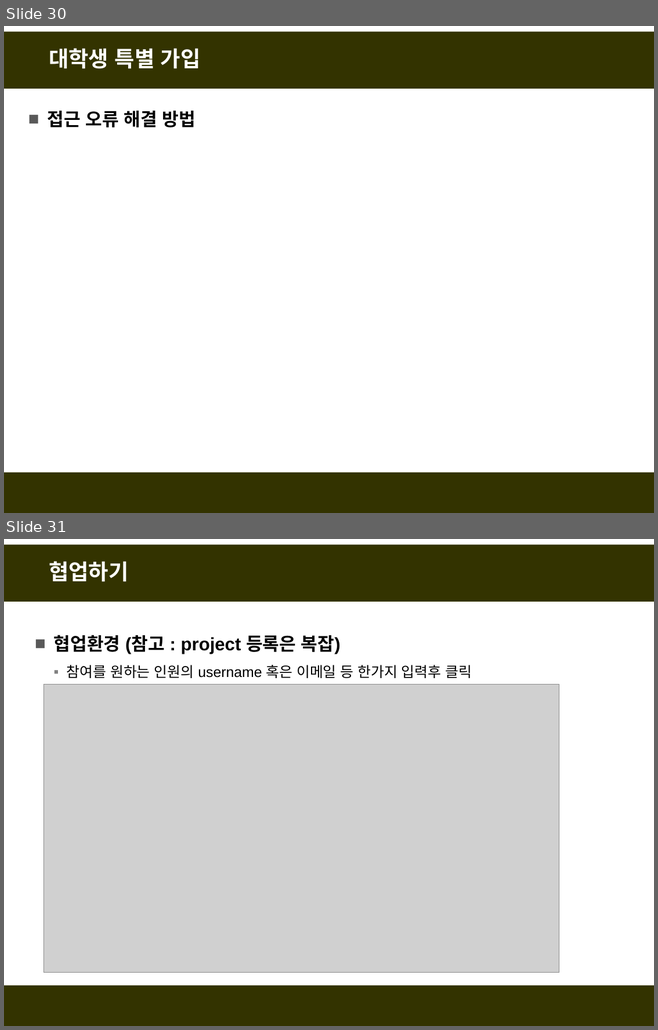
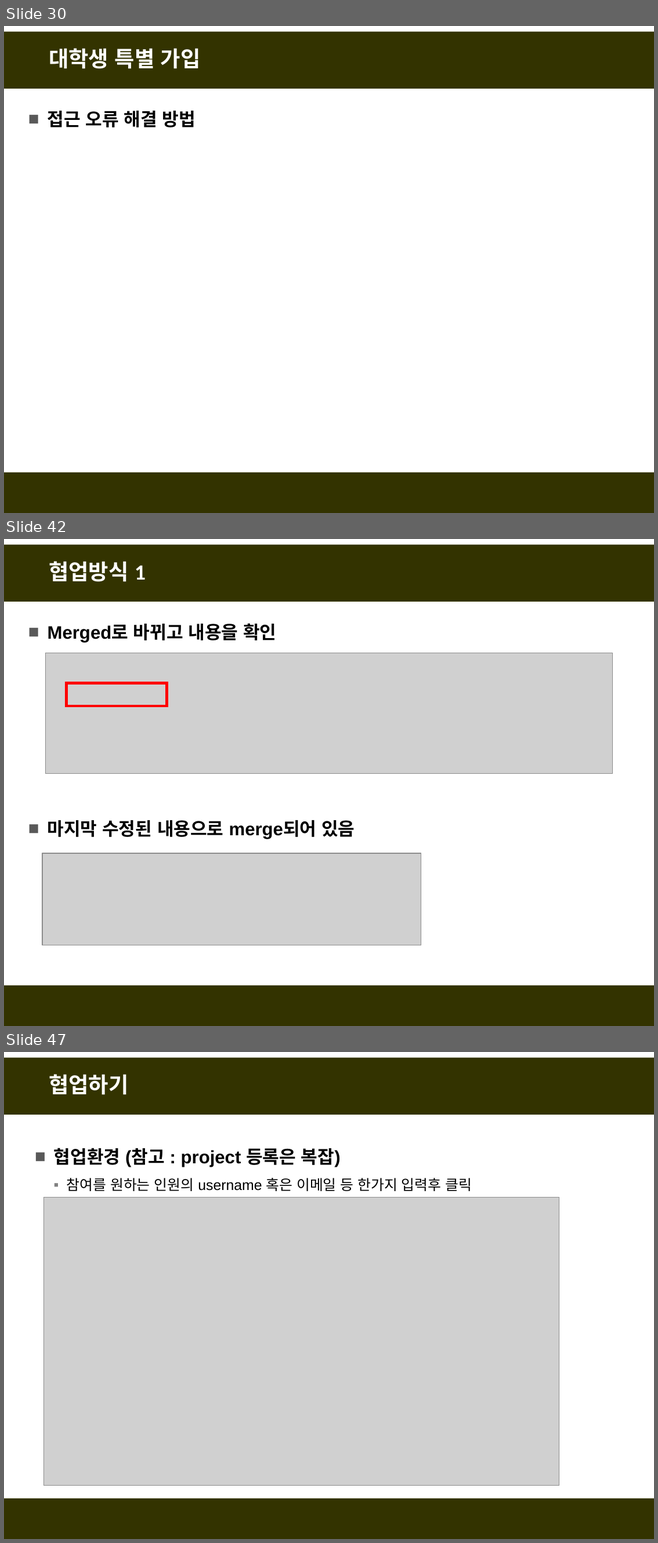
Before and after one commit to fasthill/github-lecture, a slide deck: git및github첫걸음4-협업하기.pptx. Shown one above the other, each under a label of ours: slides 30 and 31 before the commit, slides 30, 42 and 47 after it; the slides between them are not shown. The pictures are 658x1030 and 658x1543 pixels, drawn with LibreOffice and Linux fonts; fonts in the diff are those of the drawing; grey boxes stand for pictures. Boxes give left, top, right and bottom in pixels: in the first picture for what was removed or moved away, otherwise in the second. Text is boxed around its words. In the diff, an @@ line names an element or a change of style, - is before the commit and + after.

```diff
--- a/git및github첫걸음4-협업하기.pptx
+++ b/git및github첫걸음4-협업하기.pptx
@@ slide 42 added at (4, 539, 654, 1026), background #FFFFFF; not listed: 2 template elements that a slide beside it also shows @@
@@ title added at (49, 561, 146, 582), 24 pt, text #FFFFFF, bold @@
+협업방식 1
@@ text added at (48, 623, 276, 642), 20 pt, text #000000, bold @@
+■ Merged로 바뀌고 내용을 확인
@@ picture added at (46, 653, 612, 773) @@
@@ rectangle added at (67, 683, 167, 706), outline #FF0000 3 pt @@
@@ text added at (48, 820, 354, 839), 20 pt, text #000000, bold @@
+■ 마지막 수정된 내용으로 merge되어 있음
@@ picture added at (42, 853, 420, 946) @@
@@ what was slide 31 is now slide 47 @@
```
Also in this commit, not shown: 15 other slides added.
